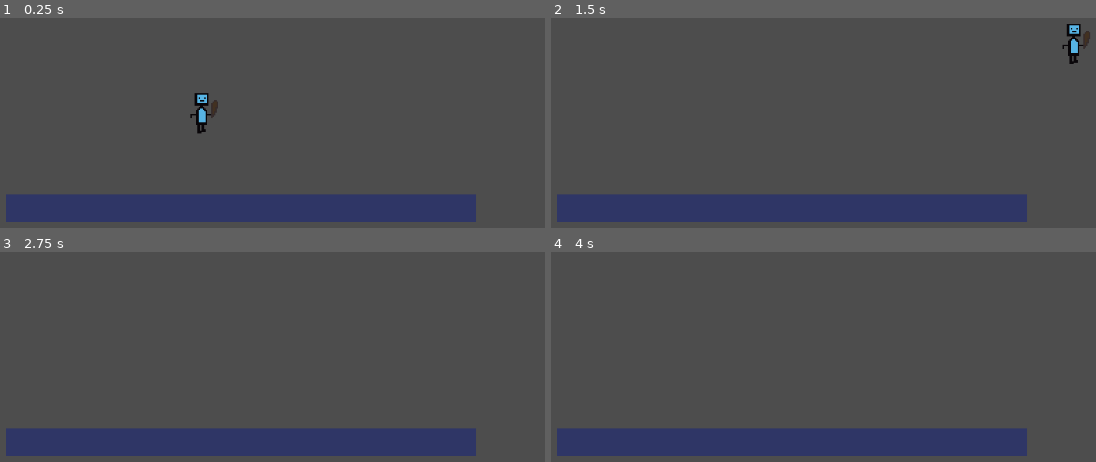
Above: before the commit, frames 1-4 (two rows, left to right).
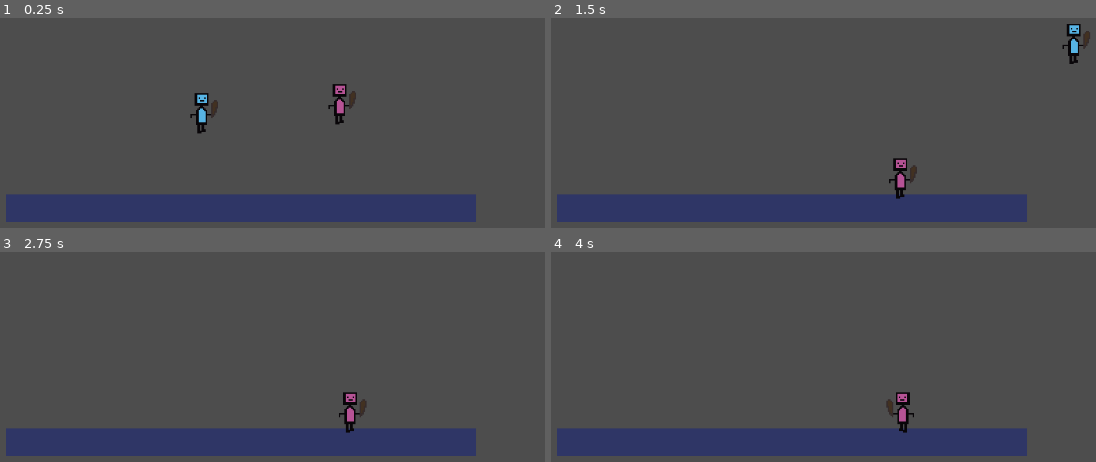
Above: after the commit, the same moments.

Repository: imaGecko/project-gubbel
Game: Godot game, scene res://player_movement_test_level.tscn
Two runs of this game, one before a commit and one after it. Both use one fixed random seed, a clock stepped at 60 frames per second and the inputs below.
Inputs:
- Up to frame 1 (0.25 s): no input
- Up to frame 2 (1.5 s): hold D (right) from 0.53 s (still down); tap W (jump) at 0.77 s
- Up to frame 3 (2.75 s): tap W (jump) at 1.52 s; release D (right) at 2.03 s; hold A (left) from 2.03 s (still down)
- Up to frame 4 (4 s): release A (left) at 2.78 s; hold D (right) from 2.78 s (still down); tap W (jump) at 3.02, 3.77 s

The runs differ from the first frame. In frame 1, 0.5% of the frame differs, in the area x 60-66%, y 31-51%; in frame 2, 0.5%; in frame 3, 0.5%; in frame 4, 0.5%.

Commit message:
evil player with random movement

Diff:
--- /dev/null
+++ b/evil_player.gd
@@ -0,0 +1,60 @@
+extends CharacterBody2D
+
+var acceleration = 30
+var air_acceleration = 10
+var max_speed = 600
+var damping = 40
+var air_damping = 15
+var damp_direction = 0
+const GRAVITY = 15
+
+func accelerate(direction: int) -> void:
+	velocity.x += acceleration*direction
+	velocity.x = clamp(velocity.x, -max_speed, max_speed)
+	damp_direction = direction
+	print(velocity)
+
+
+func damp() -> void:
+	var curr_direction = sign(velocity.x)
+	if curr_direction == 1:
+		velocity.x = max(velocity.x-acceleration, 0)
+	if curr_direction == -1:
+		velocity.x = min(velocity.x+acceleration, 0)
+	print(velocity)
+
+func move(direction: int) -> void:
+	#accelerate and clamp max speed
+	velocity.x += (acceleration if is_on_floor() else air_acceleration )*direction
+	velocity.x = clamp(velocity.x, -max_speed, max_speed)
+
+	#if switching direction or letting go, apply damping
+	var curr_direction = sign(velocity.x)
+	if curr_direction != direction:
+		velocity.x -= min(damping if is_on_floor() else air_damping, abs(velocity.x))*curr_direction
+	velocity.y += GRAVITY
+	move_and_slide()
+
+# Called when the node enters the scene tree for the first time.
+func _ready() -> void:
+	$WeaponSprite2D.texture = load("res://assets/weapon_club.png")
+	$AnimatedSprite2D.flip_h = true
+	$WeaponSprite2D.flip_h = true
+
+# Called every frame. 'delta' is the elapsed time since the previous frame.
+func _physics_process(delta: float) -> void:
+	var direction = randi_range(-1, 1)
+	move(direction)
+
+
+
+	if direction != 0:
+		$AnimatedSprite2D.play("evil_walk")
+	else:
+		$AnimatedSprite2D.stop()
+	if direction == 1:
+		$AnimatedSprite2D.flip_h = false
+		$WeaponSprite2D.flip_h = false
+	elif direction == -1:
+		$AnimatedSprite2D.flip_h = true
+		$WeaponSprite2D.flip_h = true
--- /dev/null
+++ b/evil_player.tscn
@@ -0,0 +1,47 @@
+[gd_scene format=3 uid="uid://cr3skrgxasgrd"]
+
+[ext_resource type="PackedScene" uid="uid://daitnrhqmdabe" path="res://player.tscn" id="1_5fcwg"]
+[ext_resource type="Script" uid="uid://xr76vabt8wl1" path="res://evil_player.gd" id="2_1oytt"]
+[ext_resource type="Texture2D" uid="uid://na7x4qnpdrn3" path="res://assets/evil_gubbel_walk_0.png" id="2_txdsg"]
+[ext_resource type="Texture2D" uid="uid://70mqc3x33th0" path="res://assets/evil_gubbel_walk_1.png" id="3_1oytt"]
+[ext_resource type="Texture2D" uid="uid://b7wbb1hqt2sim" path="res://assets/gubbel_walk_0.png" id="4_qbw4t"]
+[ext_resource type="Texture2D" uid="uid://djxpcm34wgepg" path="res://assets/gubbel_walk_1.png" id="5_1qs0l"]
+
+[sub_resource type="SpriteFrames" id="SpriteFrames_5fcwg"]
+animations = [{
+"frames": [{
+"duration": 1.0,
+"texture": ExtResource("2_txdsg")
+}, {
+"duration": 1.0,
+"texture": ExtResource("3_1oytt")
+}],
+"loop": true,
+"name": &"evil_walk",
+"speed": 5.0
+}, {
+"frames": [{
+"duration": 1.0,
+"texture": ExtResource("4_qbw4t")
+}, {
+"duration": 1.0,
+"texture": ExtResource("5_1qs0l")
+}],
+"loop": true,
+"name": &"walk",
+"speed": 5.0
+}]
+
+[sub_resource type="RectangleShape2D" id="RectangleShape2D_txdsg"]
+size = Vector2(16, 50)
+
+[node name="Player" unique_id=735185922 instance=ExtResource("1_5fcwg")]
+script = ExtResource("2_1oytt")
+
+[node name="AnimatedSprite2D" parent="." index="0" unique_id=2083760180]
+sprite_frames = SubResource("SpriteFrames_5fcwg")
+animation = &"evil_walk"
+frame_progress = 0.0
+
+[node name="CollisionShape2D" parent="." index="1" unique_id=2084108708]
+shape = SubResource("RectangleShape2D_txdsg")
--- a/player_movement_test_level.tscn
+++ b/player_movement_test_level.tscn
@@ -2,11 +2,9 @@
 
 [ext_resource type="PackedScene" uid="uid://daitnrhqmdabe" path="res://player.tscn" id="1_wmgoq"]
 [ext_resource type="PackedScene" uid="uid://tnebfd7j6jun" path="res://test_platform.tscn" id="2_hrkkp"]
+[ext_resource type="PackedScene" uid="uid://cr3skrgxasgrd" path="res://evil_player.tscn" id="3_hrkkp"]
 
 [node name="PlayerMovementTestLevel" type="Node2D" unique_id=1937860516]
-
-[node name="Player" parent="." unique_id=227743052 instance=ExtResource("1_wmgoq")]
-position = Vector2(576, 285)
 
 [node name="TestPlatform" parent="." unique_id=1715468361 instance=ExtResource("2_hrkkp")]
 position = Vector2(633, 455)
@@ -15,4 +13,10 @@
 offset_left = -339.0
 offset_right = 339.0
 
+[node name="Player" parent="." unique_id=227743052 instance=ExtResource("1_wmgoq")]
+position = Vector2(576, 285)
+
+[node name="Player2" parent="." unique_id=735185922 instance=ExtResource("3_hrkkp")]
+position = Vector2(776, 272)
+
 [editable path="TestPlatform"]
Not shown, added: evil_player.gd.uid
